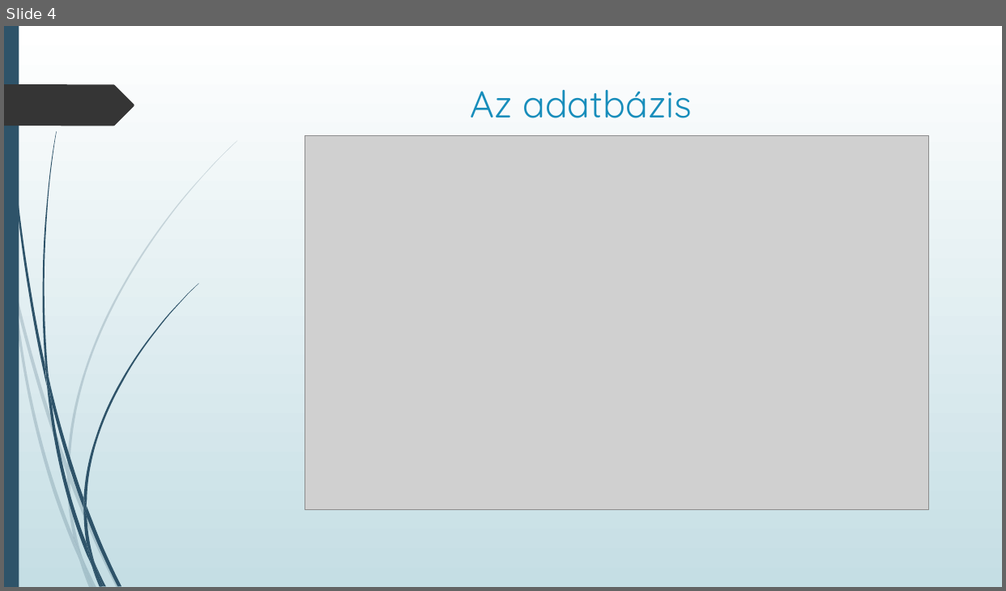
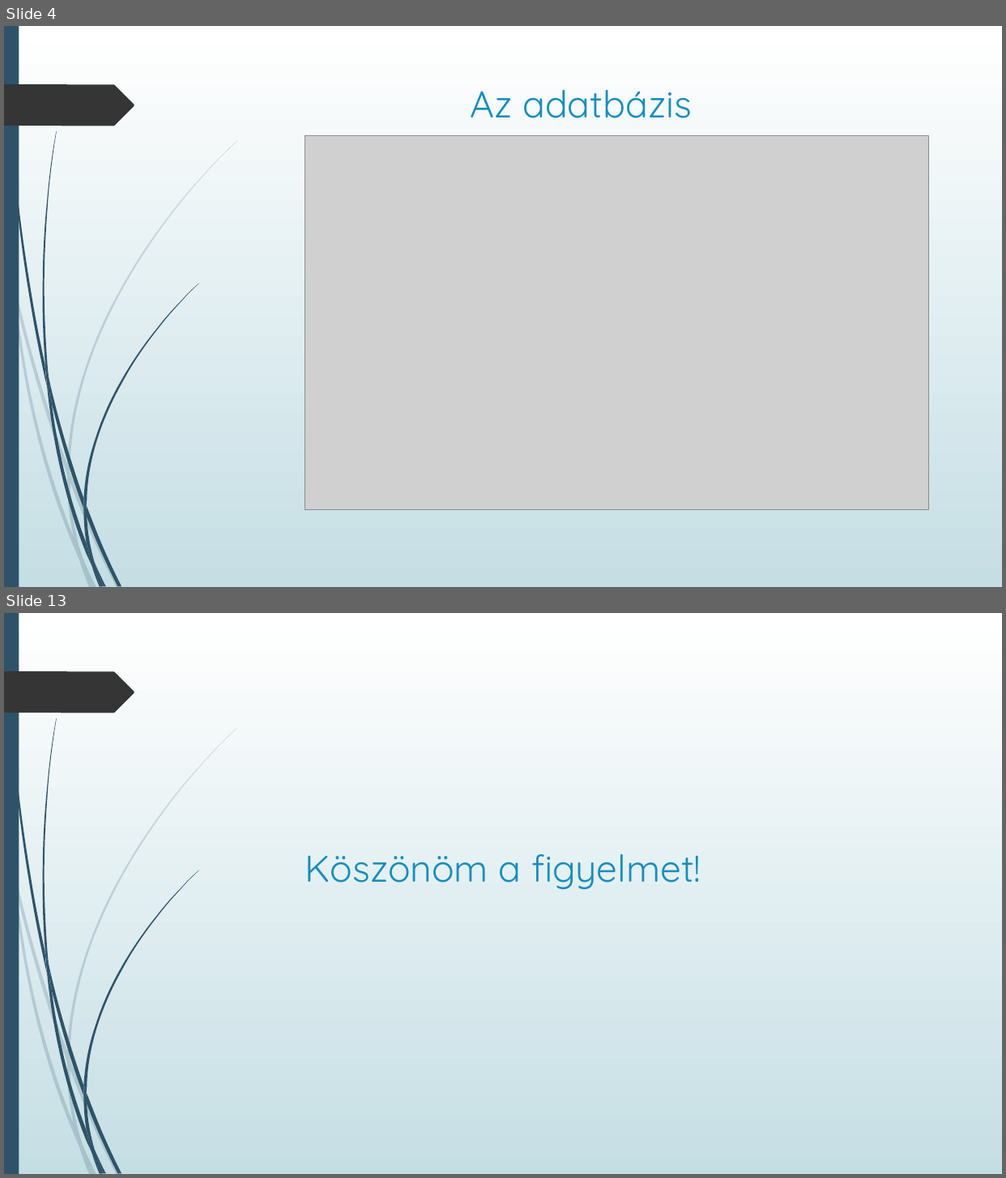
Before and after one commit to Prokiga/Vizsga_remek, a slide deck: Documents/Prezentáció.pptx. Shown one above the other, each under a label of ours: slide 4 before the commit, slides 4 and 13 after it; the slides between them are not shown. The pictures are 1006x591 and 1006x1178 pixels, drawn with LibreOffice and Linux fonts; fonts in the diff are those of the drawing; grey boxes stand for pictures. Boxes give left, top, right and bottom in pixels: in the first picture for what was removed or moved away, otherwise in the second. Text is boxed around its words. In the diff, an @@ line names an element or a change of style, - is before the commit and + after.

```diff
--- a/Documents/Prezentáció.pptx
+++ b/Documents/Prezentáció.pptx
@@ slide 13 added at [4, 613, 1002, 1174], background gradient #FFFFFF to #C5DEE5; not listed: 24 template elements that a slide beside it also shows @@
@@ title added at [305, 854, 701, 890], 36 pt, text #178DBB @@
+Köszönöm a figyelmet!
```
Also in this commit, not shown: 3 slides changed, 6 other slides added.
